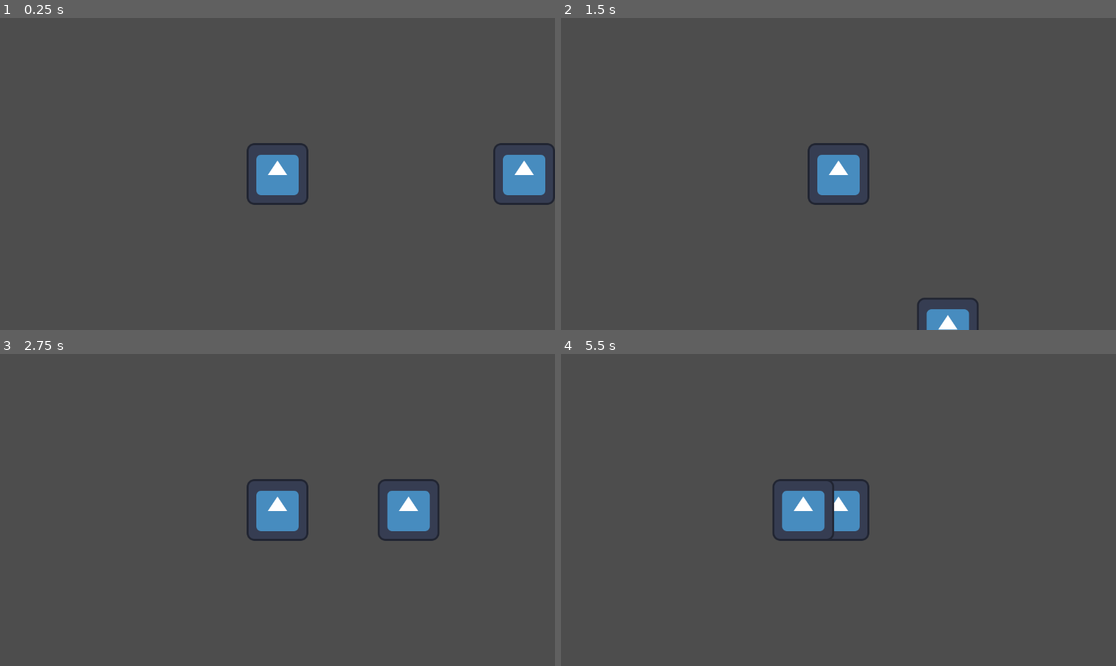
Above: before the commit, frames 1-4 (two rows, left to right).
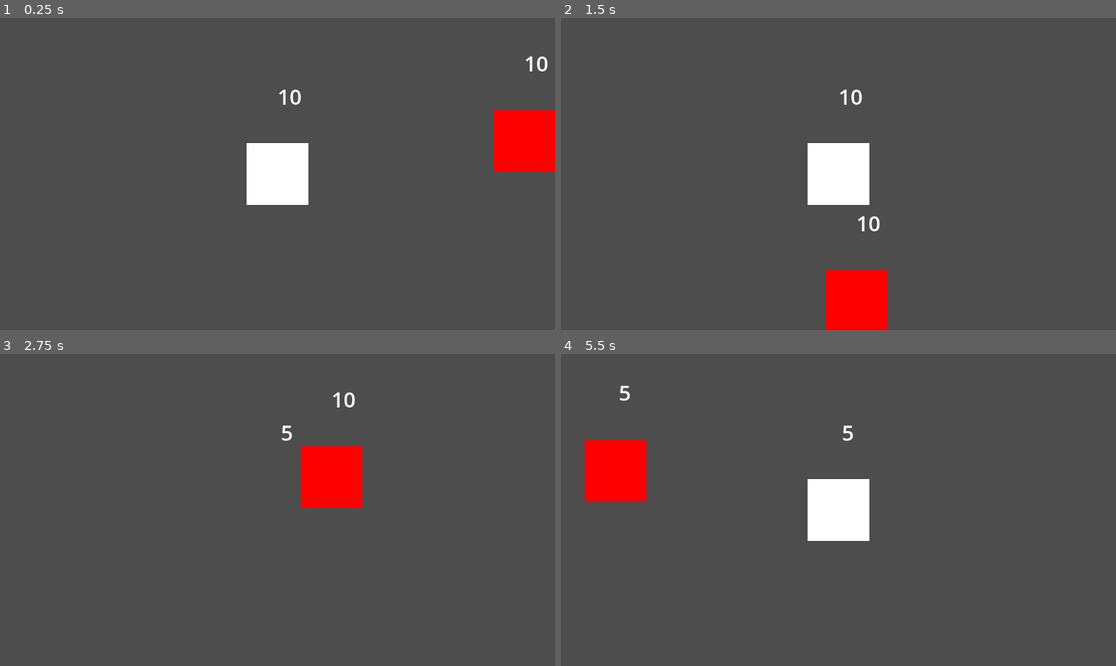
Above: after the commit, the same moments.

Repository: KneeDeepGames/Cotten-Blob-Prototype
Game: Godot game, scene res://scenes/level/test_area.tscn
The game is run twice, just before and just after one commit, with the same random seed, the same clock (stepped at 60 frames per second) and the same inputs. Before the commit the project starts from res://Areas/test_area.tscn. The engine's default icon, where the game draws it, is replaced by a stand-in: a white triangle on a blue panel in a dark square.
Inputs:
- Up to frame 1 (0.25 s): no input
- Up to frame 2 (1.5 s): tap Enter (ui_accept) at 0.5, 0.77 s; hold Right (ui_right) from 0.53 s (still down)
- Up to frame 3 (2.75 s): tap Enter (ui_accept) at 1.52 s; release Right (ui_right) at 2.03 s; hold Left (ui_left) from 2.03 s (still down)
- Up to frame 4 (5.5 s): release Left (ui_left) at 2.78 s; hold Right (ui_right) 2.78-4.28 s; tap Enter (ui_accept) at 3.02, 3.77, 4.52 s; hold Left (ui_left) 4.28-5.03 s; hold Right (ui_right) from 5.03 s (still down)

The runs differ from the first frame. In frame 1, 5.2% of the frame differs, in the area x 44-100%, y 12-60%; in frame 2, 5.1%; in frame 3, 4.9%; in frame 4, 5.2%.

Commit message:
add blnk component

Diff:
--- a/Learning Game/Components/attack_component.tscn
+++ /dev/null
@@ -1,8 +0,0 @@
-[gd_scene load_steps=2 format=3 uid="uid://bn6mqgdr8yb60"]
-
-[ext_resource type="Script" path="res://Components/attack_component.gd" id="1_xbceq"]
-
-[node name="Attack_Component" type="Area2D"]
-script = ExtResource("1_xbceq")
-
-[connection signal="area_entered" from="." to="." method="_on_area_entered"]
--- a/Learning Game/Components/hitbox_component.gd
+++ /dev/null
@@ -1,44 +0,0 @@
-extends Area2D
-class_name HitboxComponent
-
-@export var health_component:HealthComponent
-
-#func heal(health_amount):
-	#if health_component:
-		#heal(health_amount)
-
-func hurt(attack: Attack):
-	print("enemy hurt")
-	#if disable_on_hit:
-		#collision_shape.disabled = true
-		#
-	if health_component:
-		health_component.hurt(attack)
-	#
-	#if carrot_drop_component:
-		#carrot_drop_component.collect()
-
-#func _on_body_entered(body):
-	#if body is CharacterBody2D:
-		#body_collided = body
-#
-#func _on_body_exited(body):
-	#if body is CharacterBody2D:
-		#body_collided = null
-#
-#func _process(_delta):
-	#if body_collided:
-		#hit()
-#
-#func hit():
-	#if disable_on_hit:
-		#collision_shape.disabled = true
-		#
-	#if carrot_drop_component:
-		#carrot_drop_component.collect()
-	#
-	#if carrot_item:
-		#carrot_item.collect()
-		#
-	#if strawberry_item:
-		#strawberry_item.collect()
--- a/Learning Game/Components/hitbox_component.tscn
+++ /dev/null
@@ -1,6 +0,0 @@
-[gd_scene load_steps=2 format=3 uid="uid://bhqbpijp5t5sq"]
-
-[ext_resource type="Script" path="res://Components/hitbox_component.gd" id="1_is78k"]
-
-[node name="Hitbox_Component" type="Area2D"]
-script = ExtResource("1_is78k")
--- a/Learning Game/Enemies/enemy_1.tscn
+++ /dev/null
@@ -1,45 +0,0 @@
-[gd_scene load_steps=8 format=3 uid="uid://c1ou0mm3br1po"]
-
-[ext_resource type="Texture2D" uid="uid://cse3xmqmbqpu0" path="res://icon.svg" id="1_j83a1"]
-[ext_resource type="PackedScene" uid="uid://bbrwjyykuev8w" path="res://Components/health_component.tscn" id="2_ejwsa"]
-[ext_resource type="PackedScene" uid="uid://bhqbpijp5t5sq" path="res://Components/hitbox_component.tscn" id="3_6biai"]
-[ext_resource type="PackedScene" uid="uid://bn6mqgdr8yb60" path="res://Components/attack_component.tscn" id="4_4masb"]
-
-[sub_resource type="RectangleShape2D" id="RectangleShape2D_efa0d"]
-size = Vector2(128, 128)
-
-[sub_resource type="RectangleShape2D" id="RectangleShape2D_e8xnk"]
-size = Vector2(144, 72)
-
-[sub_resource type="RectangleShape2D" id="RectangleShape2D_carjk"]
-size = Vector2(112, 8)
-
-[node name="Enemy_1" type="CharacterBody2D"]
-collision_layer = 2
-collision_mask = 5
-
-[node name="CollisionShape2D" type="CollisionShape2D" parent="."]
-shape = SubResource("RectangleShape2D_efa0d")
-
-[node name="Sprite2D" type="Sprite2D" parent="."]
-texture = ExtResource("1_j83a1")
-
-[node name="Health_Component" parent="." instance=ExtResource("2_ejwsa")]
-
-[node name="Hitbox_Component" parent="." node_paths=PackedStringArray("health_component") instance=ExtResource("3_6biai")]
-collision_layer = 2
-collision_mask = 5
-health_component = NodePath("../Health_Component")
-
-[node name="CollisionShape2D" type="CollisionShape2D" parent="Hitbox_Component"]
-position = Vector2(0, -36)
-shape = SubResource("RectangleShape2D_e8xnk")
-
-[node name="Attack_Component" parent="." instance=ExtResource("4_4masb")]
-collision_layer = 2
-hurt_amount = 5
-knockback_power = 1
-
-[node name="CollisionShape2D" type="CollisionShape2D" parent="Attack_Component"]
-position = Vector2(0, 68)
-shape = SubResource("RectangleShape2D_carjk")
--- a/Learning Game/Player/player.tscn
+++ /dev/null
@@ -1,45 +0,0 @@
-[gd_scene load_steps=9 format=3 uid="uid://cc0xkmo84a45p"]
-
-[ext_resource type="Script" path="res://Player/player.gd" id="1_8efra"]
-[ext_resource type="Texture2D" uid="uid://cse3xmqmbqpu0" path="res://icon.svg" id="1_31x8a"]
-[ext_resource type="PackedScene" uid="uid://bbrwjyykuev8w" path="res://Components/health_component.tscn" id="3_7d8nj"]
-[ext_resource type="PackedScene" uid="uid://bhqbpijp5t5sq" path="res://Components/hitbox_component.tscn" id="4_2t7j5"]
-[ext_resource type="PackedScene" uid="uid://bn6mqgdr8yb60" path="res://Components/attack_component.tscn" id="5_1ykhu"]
-
-[sub_resource type="RectangleShape2D" id="RectangleShape2D_pkvlh"]
-size = Vector2(128, 128)
-
-[sub_resource type="RectangleShape2D" id="RectangleShape2D_27dhx"]
-size = Vector2(144, 72)
-
-[sub_resource type="RectangleShape2D" id="RectangleShape2D_w07hn"]
-size = Vector2(112, 8)
-
-[node name="Player" type="CharacterBody2D"]
-collision_mask = 4
-script = ExtResource("1_8efra")
-
-[node name="CollisionShape2D" type="CollisionShape2D" parent="."]
-shape = SubResource("RectangleShape2D_pkvlh")
-
-[node name="Sprite2D" type="Sprite2D" parent="."]
-texture = ExtResource("1_31x8a")
-
-[node name="Health_Component" parent="." instance=ExtResource("3_7d8nj")]
-
-[node name="Hitbox_Component" parent="." node_paths=PackedStringArray("health_component") instance=ExtResource("4_2t7j5")]
-collision_mask = 2
-health_component = NodePath("../Health_Component")
-
-[node name="CollisionShape2D" type="CollisionShape2D" parent="Hitbox_Component"]
-position = Vector2(0, -36)
-shape = SubResource("RectangleShape2D_27dhx")
-
-[node name="Attack_Component" parent="." instance=ExtResource("5_1ykhu")]
-collision_mask = 2
-hurt_amount = 5
-knockback_power = 1
-
-[node name="CollisionShape2D" type="CollisionShape2D" parent="Attack_Component"]
-position = Vector2(0, 68)
-shape = SubResource("RectangleShape2D_w07hn")
--- /dev/null
+++ b/Learning Game/components/shared/attack_component.tscn
@@ -0,0 +1,11 @@
+[gd_scene load_steps=2 format=3 uid="uid://bn6mqgdr8yb60"]
+
+[ext_resource type="Script" path="res://scripts/component/attack_component.gd" id="1_5w4rs"]
+
+[node name="Attack_Component" type="Area2D"]
+script = ExtResource("1_5w4rs")
+
+[node name="Timer_Attack_Delay" type="Timer" parent="."]
+one_shot = true
+
+[connection signal="area_entered" from="." to="." method="_on_area_entered"]
--- /dev/null
+++ b/Learning Game/components/shared/blink_component.tscn
@@ -0,0 +1,20 @@
+[gd_scene load_steps=2 format=3 uid="uid://dmg7ogkewod50"]
+
+[ext_resource type="Script" path="res://scripts/component/blink_component.gd" id="1_v5x5b"]
+
+[node name="Blink_Component" type="Node"]
+script = ExtResource("1_v5x5b")
+
+[node name="Timer_Blink_Duration" type="Timer" parent="."]
+wait_time = 3.0
+one_shot = true
+
+[node name="Timer_Blink_Interval" type="Timer" parent="."]
+wait_time = 0.2
+one_shot = true
+
+[node name="Timer_gradual_interval_change" type="Timer" parent="."]
+
+[connection signal="timeout" from="Timer_Blink_Duration" to="." method="_on_timer_hurt_blink_duration_timeout"]
+[connection signal="timeout" from="Timer_Blink_Interval" to="." method="_on_timer_hurt_blink_interval_timeout"]
+[connection signal="timeout" from="Timer_gradual_interval_change" to="." method="_on_timer_gradual_interval_change_timeout"]
--- a/Learning Game/Components/health_component.tscn
+++ b/Learning Game/components/shared/health_component.tscn
@@ -1,8 +1,9 @@
 [gd_scene load_steps=2 format=3 uid="uid://bbrwjyykuev8w"]
 
-[ext_resource type="Script" path="res://Components/health_component.gd" id="1_35i7d"]
+[ext_resource type="Script" path="res://scripts/component/health_component.gd" id="1_00krv"]
 
 [node name="Health_Component" type="Node"]
-script = ExtResource("1_35i7d")
+script = ExtResource("1_00krv")
 
 [node name="Timer_Hurt_Delay" type="Timer" parent="."]
+one_shot = true
--- /dev/null
+++ b/Learning Game/components/shared/hitbox_component.tscn
@@ -0,0 +1,6 @@
+[gd_scene load_steps=2 format=3 uid="uid://bhqbpijp5t5sq"]
+
+[ext_resource type="Script" path="res://scripts/component/hitbox_component.gd" id="1_aftym"]
+
+[node name="Hitbox_Component" type="Area2D"]
+script = ExtResource("1_aftym")
--- a/Learning Game/project.godot
+++ b/Learning Game/project.godot
@@ -11,9 +11,13 @@
 [application]
 
 config/name="Learning Game"
-run/main_scene="res://Areas/test_area.tscn"
+run/main_scene="res://scenes/level/test_area.tscn"
 config/features=PackedStringArray("4.2", "Forward Plus")
 config/icon="res://icon.svg"
+
+[editor_plugins]
+
+enabled=PackedStringArray("res://addons/filesystem_drawer/plugin.cfg")
 
 [layer_names]
 
--- /dev/null
+++ b/Learning Game/scenes/character/npc/enemy/enemy_1.tscn
@@ -0,0 +1,61 @@
+[gd_scene load_steps=10 format=3 uid="uid://c1ou0mm3br1po"]
+
+[ext_resource type="Script" path="res://scripts/character/npc/enemy/enemy_1.gd" id="1_gmo8u"]
+[ext_resource type="Texture2D" uid="uid://o15iaimegg3p" path="res://assets/npc/enemy_1/sprites/enemy.png" id="1_s06sa"]
+[ext_resource type="PackedScene" uid="uid://bbrwjyykuev8w" path="res://components/shared/health_component.tscn" id="2_b3wd2"]
+[ext_resource type="PackedScene" uid="uid://bhqbpijp5t5sq" path="res://components/shared/hitbox_component.tscn" id="3_k0sud"]
+[ext_resource type="PackedScene" uid="uid://bn6mqgdr8yb60" path="res://components/shared/attack_component.tscn" id="4_1bxoh"]
+[ext_resource type="PackedScene" uid="uid://dmg7ogkewod50" path="res://components/shared/blink_component.tscn" id="6_yxreq"]
+
+[sub_resource type="RectangleShape2D" id="RectangleShape2D_efa0d"]
+size = Vector2(128, 128)
+
+[sub_resource type="RectangleShape2D" id="RectangleShape2D_e8xnk"]
+size = Vector2(128, 112)
+
+[sub_resource type="RectangleShape2D" id="RectangleShape2D_carjk"]
+size = Vector2(112, 8)
+
+[node name="Enemy_1" type="CharacterBody2D"]
+collision_layer = 2
+collision_mask = 4
+script = ExtResource("1_gmo8u")
+
+[node name="CollisionShape2D" type="CollisionShape2D" parent="."]
+shape = SubResource("RectangleShape2D_efa0d")
+
+[node name="Sprite2D" type="Sprite2D" parent="."]
+texture = ExtResource("1_s06sa")
+
+[node name="Health_Component" parent="." node_paths=PackedStringArray("blink_component") instance=ExtResource("2_b3wd2")]
+blink_component = NodePath("../Blink_Component")
+
+[node name="Blink_Component" parent="." instance=ExtResource("6_yxreq")]
+blink_duration = 6.0
+gradual_interval_change = true
+time_to_start_gradual_interval_change = 5.0
+
+[node name="Hitbox_Component" parent="." node_paths=PackedStringArray("health_component") instance=ExtResource("3_k0sud")]
+collision_layer = 2
+health_component = NodePath("../Health_Component")
+
+[node name="CollisionShape2D" type="CollisionShape2D" parent="Hitbox_Component"]
+position = Vector2(0, -8)
+shape = SubResource("RectangleShape2D_e8xnk")
+
+[node name="Attack_Component" parent="." instance=ExtResource("4_1bxoh")]
+collision_layer = 2
+hurt_amount = 5
+knockback_power = 1
+
+[node name="CollisionShape2D" type="CollisionShape2D" parent="Attack_Component"]
+position = Vector2(0, 68)
+shape = SubResource("RectangleShape2D_carjk")
+
+[node name="Label_Health" type="Label" parent="."]
+offset_top = -192.0
+offset_right = 40.0
+offset_bottom = -131.0
+theme_override_font_sizes/font_size = 44
+horizontal_alignment = 1
+vertical_alignment = 1
--- /dev/null
+++ b/Learning Game/scenes/character/player.tscn
@@ -0,0 +1,56 @@
+[gd_scene load_steps=10 format=3 uid="uid://cc0xkmo84a45p"]
+
+[ext_resource type="Script" path="res://scripts/character/player.gd" id="1_wu41k"]
+[ext_resource type="Texture2D" uid="uid://bwagjmwmeayg6" path="res://assets/player/sprites/player.png" id="2_tc1p4"]
+[ext_resource type="PackedScene" uid="uid://bbrwjyykuev8w" path="res://components/shared/health_component.tscn" id="3_5lh1m"]
+[ext_resource type="PackedScene" uid="uid://dmg7ogkewod50" path="res://components/shared/blink_component.tscn" id="4_kmaad"]
+[ext_resource type="PackedScene" uid="uid://bn6mqgdr8yb60" path="res://components/shared/attack_component.tscn" id="5_uyy10"]
+[ext_resource type="PackedScene" uid="uid://bhqbpijp5t5sq" path="res://components/shared/hitbox_component.tscn" id="5_xwde5"]
+
+[sub_resource type="RectangleShape2D" id="RectangleShape2D_pkvlh"]
+size = Vector2(128, 128)
+
+[sub_resource type="RectangleShape2D" id="RectangleShape2D_6gu7a"]
+size = Vector2(128, 112)
+
+[sub_resource type="RectangleShape2D" id="RectangleShape2D_w07hn"]
+size = Vector2(112, 8)
+
+[node name="Player" type="CharacterBody2D"]
+collision_mask = 4
+script = ExtResource("1_wu41k")
+
+[node name="CollisionShape2D" type="CollisionShape2D" parent="."]
+shape = SubResource("RectangleShape2D_pkvlh")
+
+[node name="Sprite2D" type="Sprite2D" parent="."]
+texture = ExtResource("2_tc1p4")
+
+[node name="Health_Component" parent="." node_paths=PackedStringArray("blink_component") instance=ExtResource("3_5lh1m")]
+blink_component = NodePath("../Blink_Component")
+
+[node name="Blink_Component" parent="." instance=ExtResource("4_kmaad")]
+
+[node name="Hitbox_Component" parent="." node_paths=PackedStringArray("health_component") instance=ExtResource("5_xwde5")]
+health_component = NodePath("../Health_Component")
+
+[node name="CollisionShape2D" type="CollisionShape2D" parent="Hitbox_Component"]
+position = Vector2(0, -8)
+shape = SubResource("RectangleShape2D_6gu7a")
+
+[node name="Attack_Component" parent="." instance=ExtResource("5_uyy10")]
+collision_mask = 2
+hurt_amount = 5
+knockback_power = 1
+
+[node name="CollisionShape2D" type="CollisionShape2D" parent="Attack_Component"]
+position = Vector2(0, 68)
+shape = SubResource("RectangleShape2D_w07hn")
+
+[node name="Label_Health" type="Label" parent="."]
+offset_top = -192.0
+offset_right = 40.0
+offset_bottom = -131.0
+theme_override_font_sizes/font_size = 44
+horizontal_alignment = 1
+vertical_alignment = 1
--- a/Learning Game/Areas/test_area.tscn
+++ b/Learning Game/scenes/level/test_area.tscn
@@ -1,7 +1,7 @@
 [gd_scene load_steps=4 format=3 uid="uid://1p6y8wao8wob"]
 
-[ext_resource type="PackedScene" uid="uid://c1ou0mm3br1po" path="res://Enemies/enemy_1.tscn" id="1_fs3p6"]
-[ext_resource type="PackedScene" uid="uid://cc0xkmo84a45p" path="res://Player/player.tscn" id="1_wy382"]
+[ext_resource type="PackedScene" uid="uid://cc0xkmo84a45p" path="res://scenes/character/player.tscn" id="1_7tboq"]
+[ext_resource type="PackedScene" uid="uid://c1ou0mm3br1po" path="res://scenes/character/npc/enemy/enemy_1.tscn" id="2_yl7mw"]
 
 [sub_resource type="RectangleShape2D" id="RectangleShape2D_o8g8e"]
 size = Vector2(1408, 64)
@@ -14,10 +14,10 @@
 position = Vector2(0, 96)
 shape = SubResource("RectangleShape2D_o8g8e")
 
-[node name="Player" parent="." instance=ExtResource("1_wy382")]
+[node name="Player" parent="." instance=ExtResource("1_7tboq")]
 position = Vector2(-256, 0)
 
 [node name="Camera2D" type="Camera2D" parent="Player"]
 
-[node name="Enemy_1" parent="." instance=ExtResource("1_fs3p6")]
+[node name="Enemy_1" parent="." instance=ExtResource("2_yl7mw")]
 position = Vector2(256, 0)
--- /dev/null
+++ b/Learning Game/scripts/character/npc/enemy/enemy_1.gd
@@ -0,0 +1,19 @@
+extends CharacterBody2D
+
+@onready var sprite = $Sprite2D
+var attacking:bool = true
+var gravity = ProjectSettings.get_setting("physics/2d/default_gravity")
+
+func _process(_delta):
+	$Label_Health.text = str($Health_Component.current_health)
+
+
+func _physics_process(delta):
+	# Add the gravity.
+	if not is_on_floor():
+		velocity.y += gravity * delta
+
+	if is_on_floor():
+		velocity.y += -400
+
+	move_and_slide()
--- a/Learning Game/Player/player.gd
+++ b/Learning Game/scripts/character/player.gd
@@ -1,12 +1,16 @@
 extends CharacterBody2D
 
+@onready var sprite = $Sprite2D
 
-const SPEED = 300.0
+const SPEED = 500.0
 const JUMP_VELOCITY = -800.0
 
 # Get the gravity from the project settings to be synced with RigidBody nodes.
 var gravity = ProjectSettings.get_setting("physics/2d/default_gravity")
+var attacking:bool = true
 
+func _process(_delta):
+	$Label_Health.text = str($Health_Component.current_health)
 
 func _physics_process(delta):
 	# Add the gravity.
--- a/Learning Game/Components/attack_component.gd
+++ b/Learning Game/scripts/component/attack_component.gd
@@ -3,22 +3,23 @@
 
 @export var hurt_amount:int
 @export var knockback_power:int
+@export var delay_attack:bool = false
+@export var attack_delay_time:float = 0.5
+
+@onready var timer_attack_delay = $Timer_Attack_Delay
 
 var attack_direction:int = 0
 
-@export var attacking:bool = true
-
 func _ready():
-	pass
-
-func _process(delta):
-	pass
+	timer_attack_delay.set_wait_time(attack_delay_time)
 
 func _on_area_entered(area):
-	if attacking and area is HitboxComponent and area.has_method("hurt"):
+	if get_parent().attacking and timer_attack_delay.is_stopped() and area is HitboxComponent and area.has_method("hurt"):
 		attack_direction = sign(self.global_position.x - area.global_position.x)
 		var attack = Attack.new()
 		attack.hurt_amount = hurt_amount
 		attack.knockback_power = knockback_power
 		attack.attack_direction = attack_direction
 		area.hurt(attack)
+		if delay_attack:
+			timer_attack_delay.start()
--- /dev/null
+++ b/Learning Game/scripts/component/blink_component.gd
@@ -0,0 +1,52 @@
+extends Node
+class_name BlinkComponent
+
+@export_range(0,10) var blink_duration:float = 3.0
+@export_range(0,1) var blink_interval:float = 0.1
+@export_range(0,1) var blink_brightness_alpha:float = 0.0
+@export var gradual_interval_change:bool = false
+@export_range(0,10) var time_to_start_gradual_interval_change:float = 2.0
+@export_range(0,10) var tween_time_to_change_interval:float = 1.0
+@export_range(0,1) var final_blink_interval:float = 0.04
+
+@onready var timer_blink_duration = $Timer_Blink_Duration
+@onready var timer_blink_interval = $Timer_Blink_Interval
+@onready var timer_gradual_interval_change = $Timer_gradual_interval_change
+
+func _process(_delta):
+	if gradual_interval_change:
+		timer_blink_interval.set_wait_time(blink_interval)
+
+func _ready():
+	timer_blink_duration.set_wait_time(blink_duration)
+	timer_blink_interval.set_wait_time(blink_interval)
+	timer_gradual_interval_change.set_wait_time(time_to_start_gradual_interval_change)
+
+func start_blink():
+	timer_blink_duration.start()
+	timer_blink_interval.start()
+	if gradual_interval_change:
+		timer_gradual_interval_change.start()
+
+func cancel_blink():
+	timer_blink_duration.stop()
+	timer_blink_interval.stop()
+	if gradual_interval_change:
+		timer_gradual_interval_change.stop()
+	get_parent().sprite.set_self_modulate(Color(1, 1, 1, 1))
+
+func _on_timer_gradual_interval_change_timeout():
+	var gradual_blink_brightness_alpha_tween:Tween = get_tree().create_tween()
+	gradual_blink_brightness_alpha_tween.tween_property(self,"blink_interval",final_blink_interval,tween_time_to_change_interval)
+
+func _on_timer_hurt_blink_duration_timeout():
+	timer_blink_interval.stop() #stops interval timer
+	get_parent().sprite.set_self_modulate(Color(1, 1, 1, 1))
+
+func _on_timer_hurt_blink_interval_timeout():
+	timer_blink_interval.start() #restarts timer
+	print("alternated")
+	if get_parent().sprite.get_self_modulate() == Color(1, 1, 1, 1): #alternates color alpha
+		get_parent().sprite.set_self_modulate(Color(1, 1, 1, blink_brightness_alpha))
+	else:
+		get_parent().sprite.set_self_modulate(Color(1, 1, 1, 1))
--- a/Learning Game/Components/health_component.gd
+++ b/Learning Game/scripts/component/health_component.gd
@@ -5,13 +5,15 @@
 @export var max_health:int = 10
 @export var hurt_delay_time:int = 1
 
+@export var blink_component:BlinkComponent = null
+
 @onready var timer_hurt_delay = $Timer_Hurt_Delay
 @onready var current_health:int = health
 
 var died:bool = false
 
 func _ready():
-	timer_hurt_delay.wait_time = hurt_delay_time
+	timer_hurt_delay.set_wait_time(hurt_delay_time)
 #
 func heal(heal_amount):
 	health += heal_amount
@@ -25,8 +27,14 @@
 		if get_parent().has_method("hurt"):
 			get_parent().hurt(attack)
 
-		if current_health <= 0:
+		if blink_component:
+			blink_component.start_blink()
+
+		if current_health <= 0: #death
 			current_health = 0
 			died = true
 			if get_parent().has_method("death"):
 				get_parent().death(attack)
+
+			if blink_component:
+				blink_component.cancel_blink()
--- /dev/null
+++ b/Learning Game/scripts/component/hitbox_component.gd
@@ -0,0 +1,13 @@
+extends Area2D
+class_name HitboxComponent
+
+@export var health_component:HealthComponent
+
+#func heal(health_amount):
+	#if health_component:
+		#heal(health_amount)
+
+func hurt(attack: Attack):
+	#printt("hurt",self)
+	if health_component:
+		health_component.hurt(attack)
Not shown, added: Learning Game/addons/filesystem_drawer/default_shortcut.tres
Not shown, added: Learning Game/addons/filesystem_drawer/plugin.cfg
Not shown, added: Learning Game/addons/filesystem_drawer/plugin.gd
Binary file added: Learning Game/assets/npc/enemy_1/sprites/enemy.png
Not shown, added: Learning Game/assets/npc/enemy_1/sprites/enemy.png.import
Binary file added: Learning Game/assets/player/sprites/player.png
Not shown, added: Learning Game/assets/player/sprites/player.png.import
Renamed: Learning Game/Components/attack.gd -> Learning Game/scripts/shared/attack.gd
